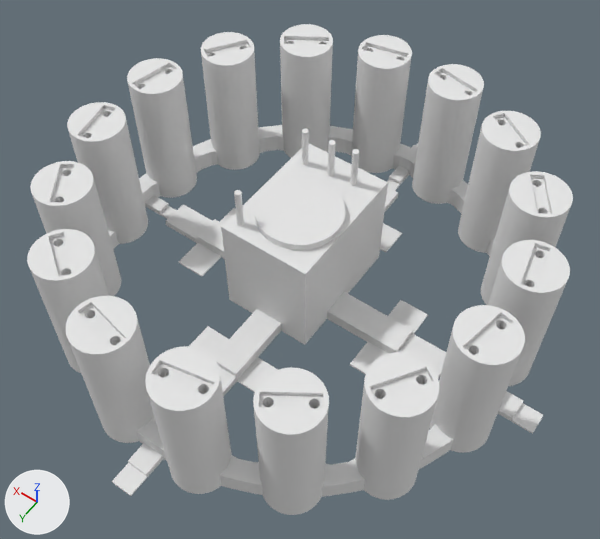
Before and after pictures for a commit that changed the Blender file winddirection.blend.
Before and after are seen from a 50 mm camera at (-140.0, 196.0, 323.0) aimed at (-6.0, 8.0, 28.0). Lighting does not change. The marker at lower left points along +X, +Y and +Z.

In view in the first picture: 'Plane', 'Ring fragment', 'Ring fragment.001', 'Ring fragment.002', 'Ring fragment.003'.
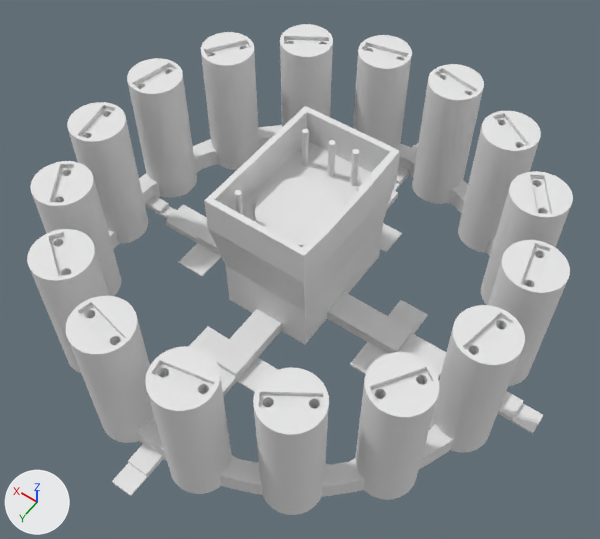
Commit message: Updated the mating piece

Where the change shows, as pixel boxes [x1, y1, x2, y2] in the pictures (600 x 539 px):
```json
{"object": "Plane", "change": "reshaped", "before": [166, 129, 446, 397], "after": [166, 106, 446, 397], "on screen": "9% taller"}
{"part": 1, "of": "me_plane", "change": "built on", "before": [221, 144, 388, 310], "after": [204, 106, 400, 310]}
```

The change, as JSON lines over the scene's bpy script:
```json
{"block": "me_plane", "where": "# used by ob_plane; location = (0.0, 0.0, 0.0)"}
{"op": "remove", "block": "me_plane", "code": "me_plane.from_pydata(...)  # 410 vertices, 212 faces; spans x -80.0..80.0, y -79.0..80.0, z 0.0..72.0"}
{"op": "add", "block": "me_plane", "code": "me_plane.from_pydata(...)  # 436 vertices, 236 faces; spans x -80.0..80.0, y -79.0..80.0, z 0.0..72.0"}
{"block": "me_plane", "change": "me_plane part 1"}
{"block": "me_plane", "change": "6 vertices are removed from x -20.0..24.0, y -39.0..25.0, z 53.0"}
{"block": "me_plane", "change": "6 faces are deleted"}
{"block": "me_plane", "change": "18 vertices are added at x -24.0..28.0, y -43.0..29.0, z 26.0..53.0"}
{"block": "me_plane", "change": "14 new vertices lie (0.0, 0.0, 17.0) away from vertices in x -24.0..28.0, y -43.0..29.0, z 53.0"}
{"block": "me_plane", "change": "30 new faces join them"}
```
